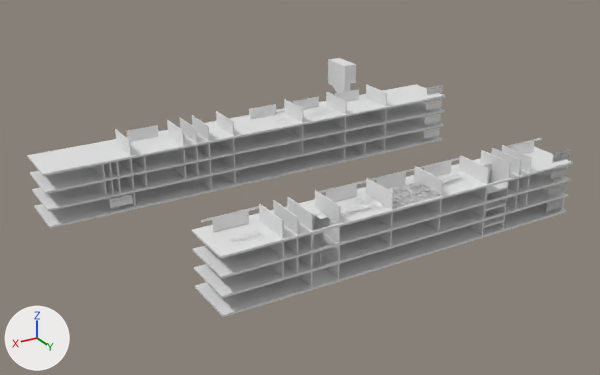
The glTF model docs/model/map.glb as it was, and as the next commit left it.
Before and after are seen from a camera (50 mm lens) standing at (83.4, 124.0, 68.2) and looking at (8.2, -1.3, 5.6). Arrows for +X, +Y and +Z are at lower left; the lights stay in place. Where no turn or scale is listed for an object, it has been applied to the vertices. Vertices at the same position are counted once.

Names of what the first picture shows: 'Str S 4F', 'floor 1F', 'floor 2F', 'floor 3F', 'floor 4F', 'floor S 1F', 'floor S 2F', 'floor S 3F', 'floor S 4F', 'wall 1A~1A', 'wall 1B~Str4F2', '天文\u3000地歴'.
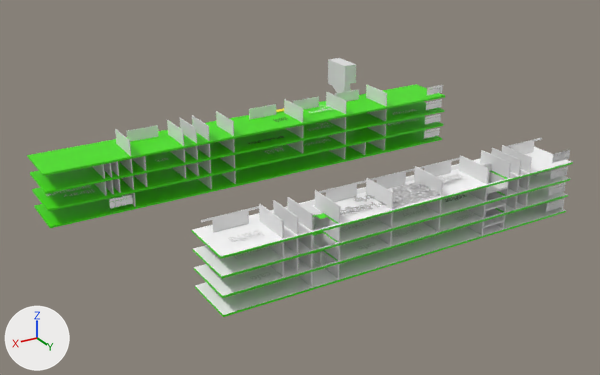
What differs and where, as boxes (x1, y1, x2, y2) in the pictures (600 x 375 px):
'floor S 4F', recoloured (white to green)
    both: (27, 84, 445, 176)
'floor S 1F', recoloured (white to green)
    both: (34, 130, 442, 228)
'floor S 3F', recoloured (white to green)
    both: (30, 102, 444, 194)
'floor S 2F', recoloured (white to green)
    both: (32, 116, 443, 211)
part 1 of me_normalfloor_2_4, recoloured (white to green)
    both: (192, 162, 573, 298)
part 2 of me_normalfloor_2_4, recoloured
    both: (192, 147, 571, 296)
part 3 of me_normalfloor_1, recoloured (white to green)
    both: (195, 211, 566, 317)
part 4 of me_normalfloor_1, recoloured
    both: (195, 203, 566, 315)

The change in detail:
Material 'Concrete' (mat_concrete) is new.
Its base color is (0.0636, 0.8, 0.0) (green #47e700).
Material 'Tile' (mat_tile) is new.
Its base color is (1.0, 1.0, 1.0) (white #ffffff).
me_normalfloor_2_4 has 426 vertices, 856 faces and spans x -37.1..37.1, y -5.2..5.2, z -0.2..0.2.
me_normalfloor_2_4 is used by ob_floor_4f; location (0.0, 18.8, 9.9).
me_normalfloor_2_4 part 1: 604 faces spanning x -37.1..37.1, y -5.2..5.2, z -0.2..0.2 switch from no material to mat_concrete (green #47e700).
me_normalfloor_2_4 part 2: 252 faces spanning x -37.1..37.1, y -5.2..5.2, z 0.2 switch from no material to mat_tile (white #ffffff).
me_normalfloor_1 has 150 vertices, 296 faces and spans x -37.1..37.1, y -5.2..5.2, z -0.2..0.2.
me_normalfloor_1 is used by ob_floor_1f; location (0.0, 18.8, -0.2).
me_normalfloor_1 part 3: 184 faces spanning x -37.1..37.1, y -5.2..5.2, z -0.2..0.2 switch from no material to mat_concrete (green #47e700).
me_normalfloor_1 part 4: 112 faces spanning x -37.1..37.1, y -5.2..5.2, z 0.2 switch from no material to mat_tile (white #ffffff).
me_cube_006 has 16 vertices, 28 faces and spans x -45.0..45.0, y -5.2..5.2, z -0.2..0.2.
me_cube_006 now uses material mat_concrete (green #47e700).
me_cube_014 has 104 vertices, 191 faces and spans x -45.0..45.0, y -5.2..5.2, z -0.2..0.2.
me_cube_014 now uses material mat_concrete (green #47e700).
me_cube_015 has 150 vertices, 296 faces and spans x -45.0..45.0, y -5.2..5.2, z -0.2..0.2.
me_cube_015 now uses material mat_concrete (green #47e700).
